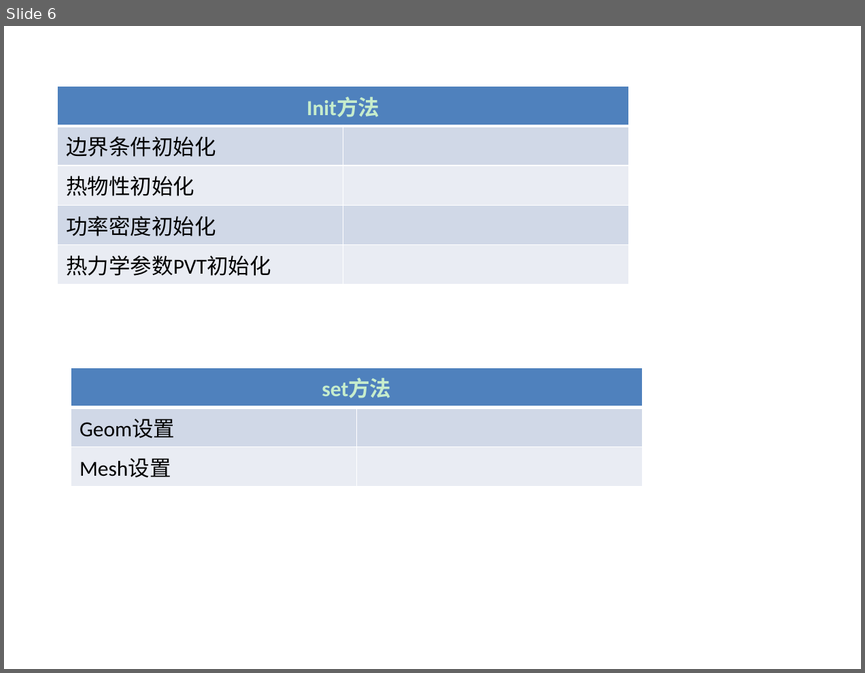
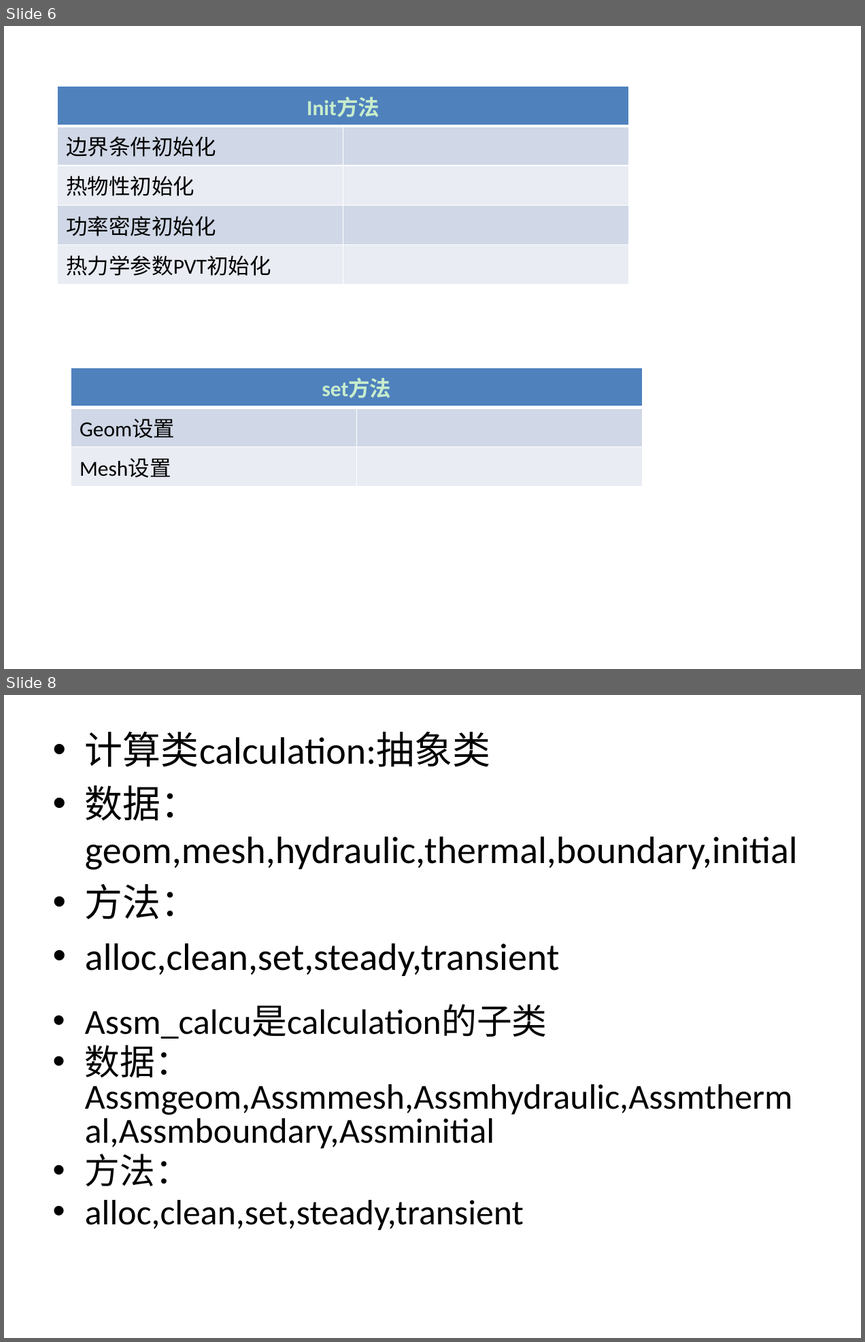
Before and after one commit to chenkangustc/assembly, a slide deck: assembly/debugassembly/book/程序框架.pptx. Shown one above the other, each under a label of ours: slide 6 before the commit, slides 6 and 8 after it; the slides between them are not shown. The pictures are 865x673 and 865x1342 pixels, drawn with LibreOffice and Linux fonts; fonts in the diff are those of the drawing. Boxes give left, top, right and bottom in pixels: in the first picture for what was removed or moved away, otherwise in the second. Text is boxed around its words. In the diff, an @@ line names an element or a change of style, - is before the commit and + after.

```diff
--- a/assembly/debugassembly/book/程序框架.pptx
+++ b/assembly/debugassembly/book/程序框架.pptx
@@ slide 8 added at (x1=4, y1=695, x2=861, y2=1338), background #C7EDCC @@
@@ text added at (x1=85, y1=731, x2=798, y2=976), 32 pt, text #000000 @@
+• 计算类calculation:抽象类
+• 数据：geom,mesh,hydraulic,thermal,boundary,initial
+• 方法：
+• alloc,clean,set,steady,transient
@@ text added at (x1=85, y1=1005, x2=793, y2=1230), 29.6 pt, text #000000 @@
+• Assm_calcu是calculation的子类
+• 数据：Assmgeom,Assmmesh,Assmhydraulic,Assmthermal,Assmboundary,Assminitial
+• 方法：
+• alloc,clean,set,steady,transient
```
Also in this commit, not shown: 1 other slide added, 49 other files.
